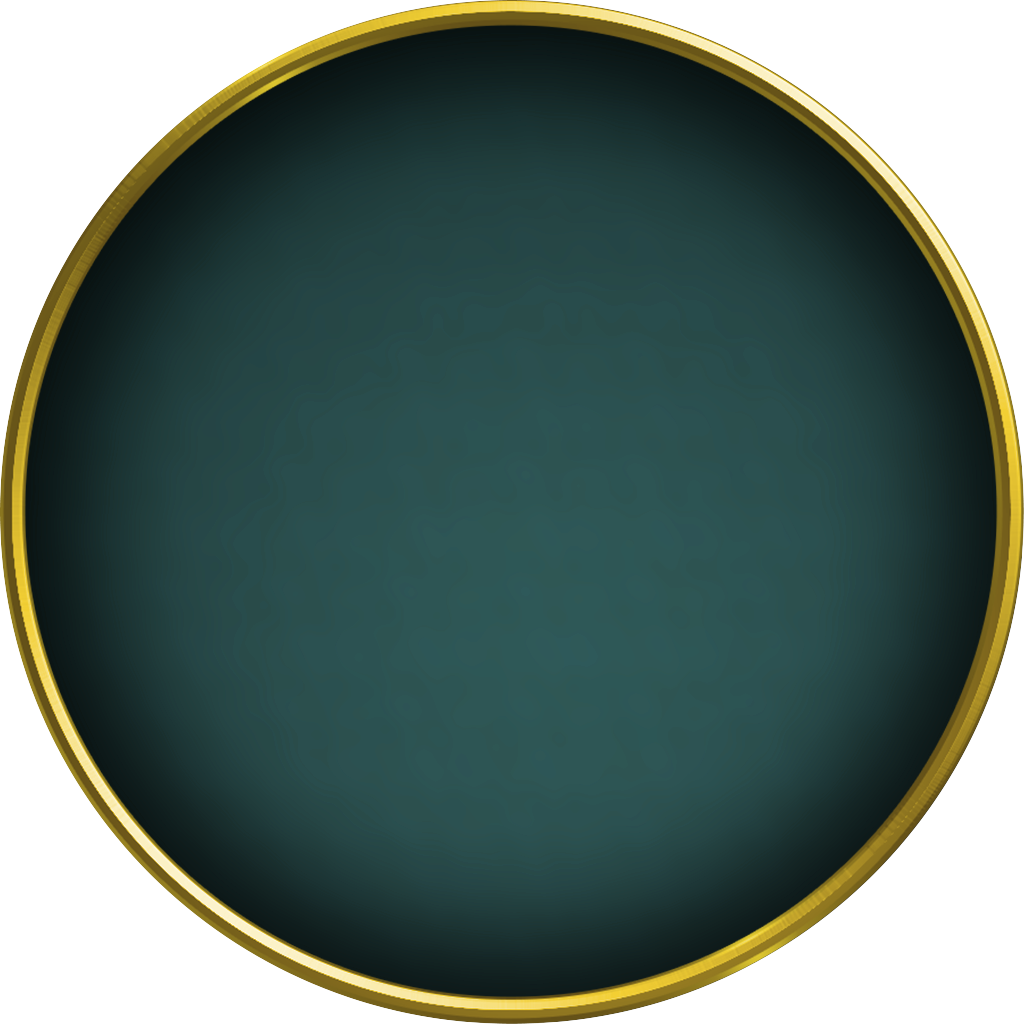
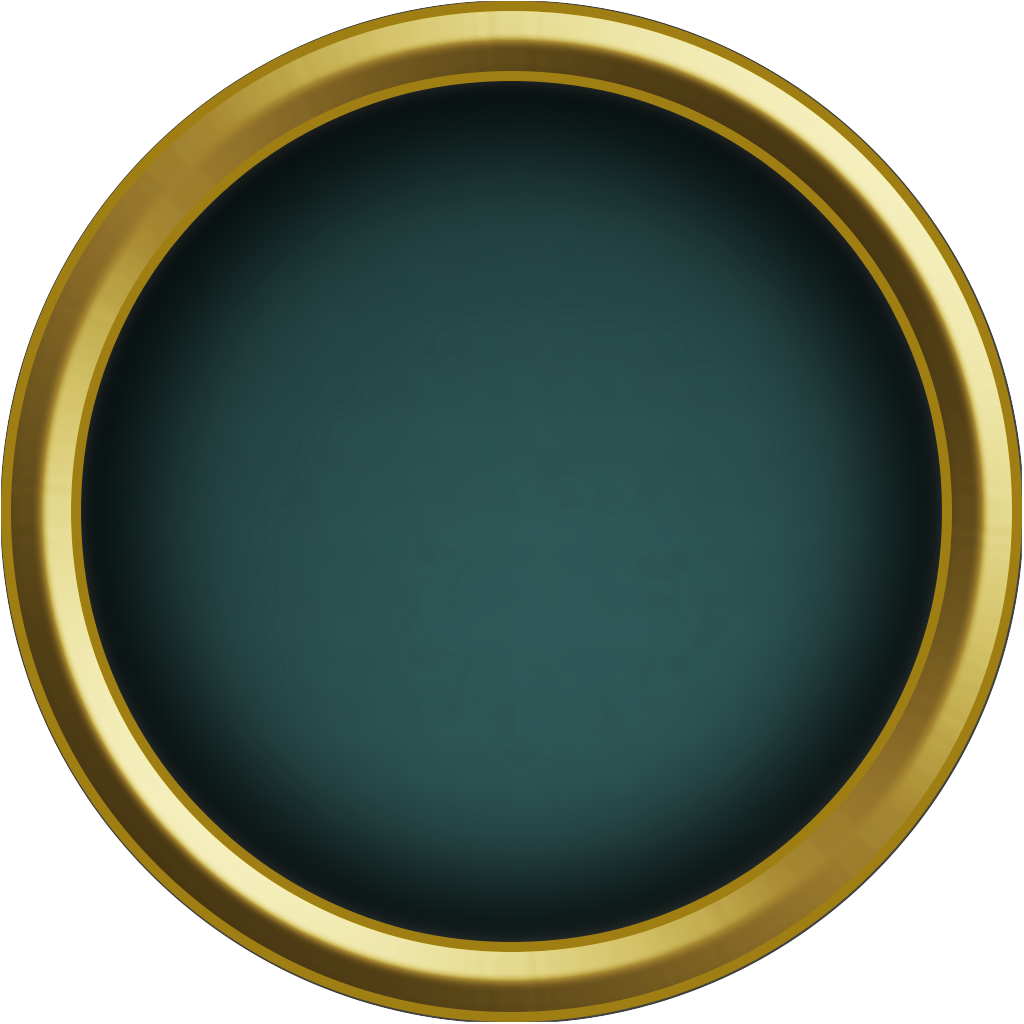
Layers edited between the first and the second 1024×1024 image:
added layer "Border Thin" above "round_button" over [0, 0, 1023, 1023]
removed layer "Ellipse 1 copy 2" from group "round_button" over [0, 0, 1024, 1024]
painted on "Ellipse 1" over [0, 0, 1024, 1024]